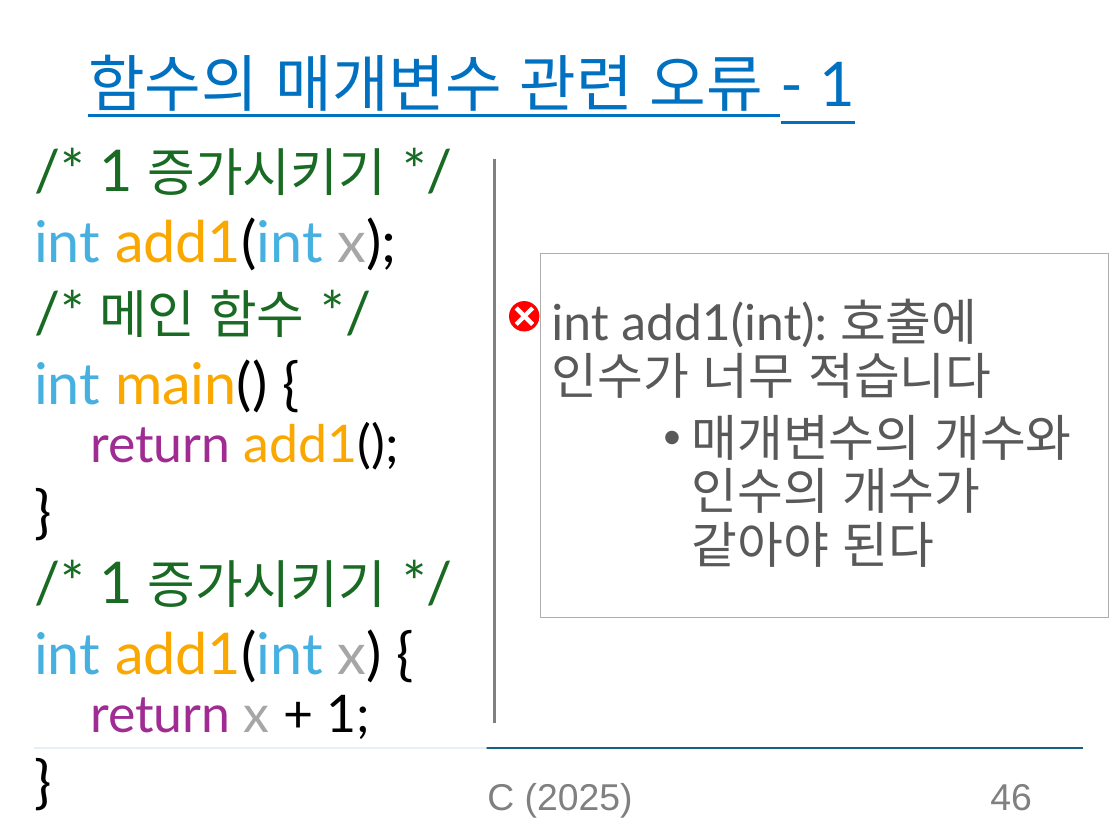
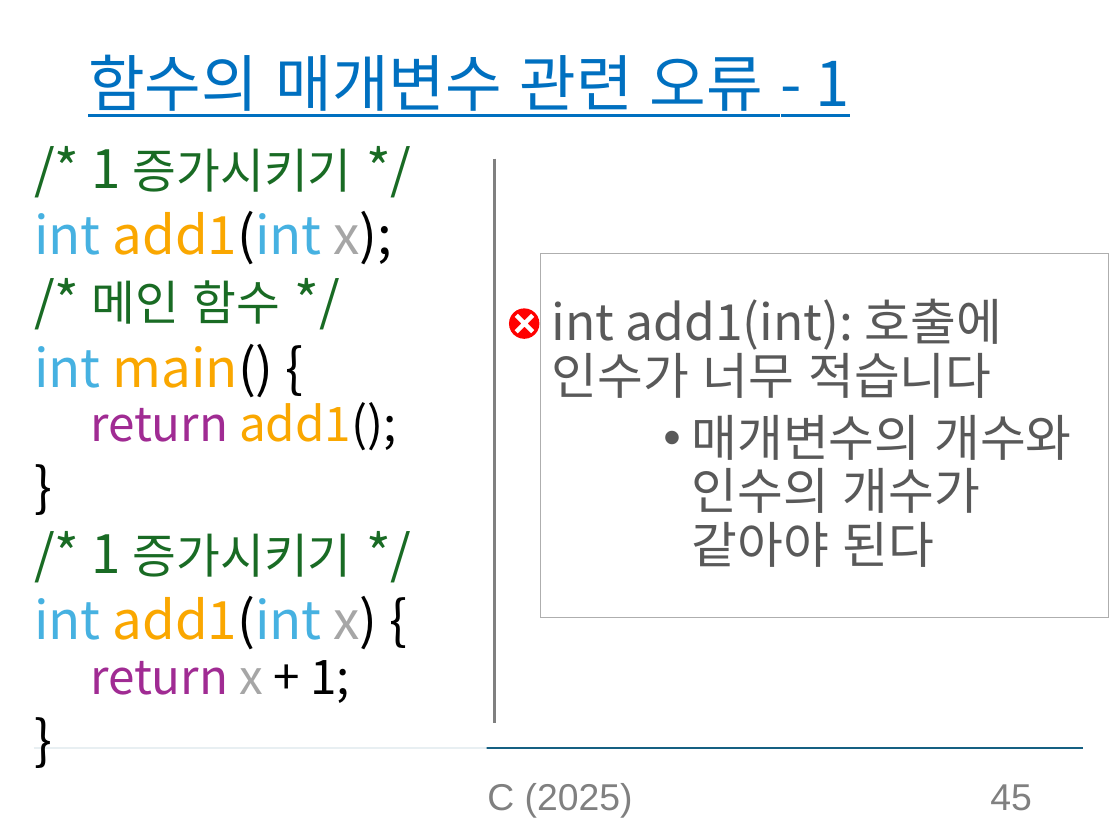
Before and after one commit to sunny1013/Computer-Programming-and-Practice-2025-1, a slide deck: slide 45 of C소개_실습제외.pptx (slide 46 before the commit). Drawn at 1120x840 pixels with LibreOffice and Linux fonts; fonts in the diff are those of the drawing. Boxes give left, top, right and bottom in pixels: in the first picture for what was removed or moved away, otherwise in the second. Text is boxed around its words. In the diff, an @@ line names an element or a change of style, - is before the commit and + after.

```diff
--- a/C소개_실습제외.pptx
+++ b/C소개_실습제외.pptx
@@ title "함수의 매개변수 관련 오류 - ..." at (x1=88, y1=54, x2=850, y2=117): font Lato to Noto Sans CJK KR @@
@@ text "/* 1 증가시키기 */" at (x1=34, y1=148, x2=397, y2=703): size 37 to 34 pt in "/* 1 */", "int add1(int x);", "/* */", "int main() {" and 4 more places; size 33.3 to 30.6 pt in "증가시키기", "메인 함수", "return add1();", "증가시키기" and 1 more places; font Lato to Noto Sans CJK KR @@
@@ rectangle "int add1(int): 호출에 인수가 너무 ..." at (x1=540, y1=254, x2=1108, y2=618): font Lato to Noto Sans CJK KR @@
@@ ellipse moved from (x1=508, y1=301, x2=539, y2=332) to (x1=508, y1=308, x2=539, y2=338) @@
@@ plus moved from (x1=508, y1=300, x2=541, y2=333) to (x1=508, y1=308, x2=541, y2=341) @@
@@ page number at (x1=990, y1=784, x2=1031, y2=811): text changed @@
-46
+45
```
Also in this commit, not shown: 104 other slides changed, 1 slide removed.
